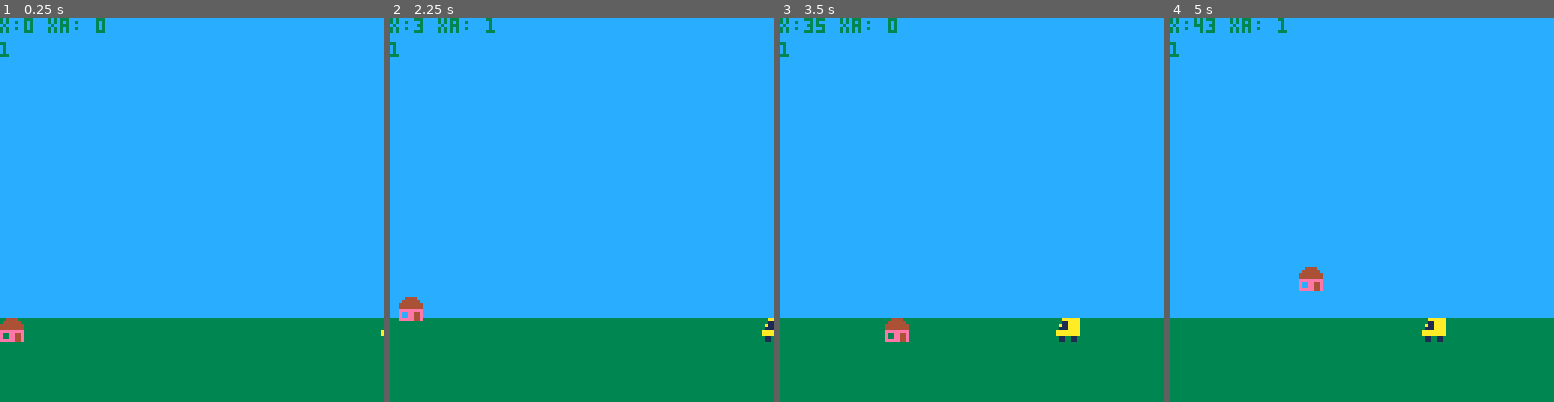
Above: before the commit, frames 1-4 (left to right).
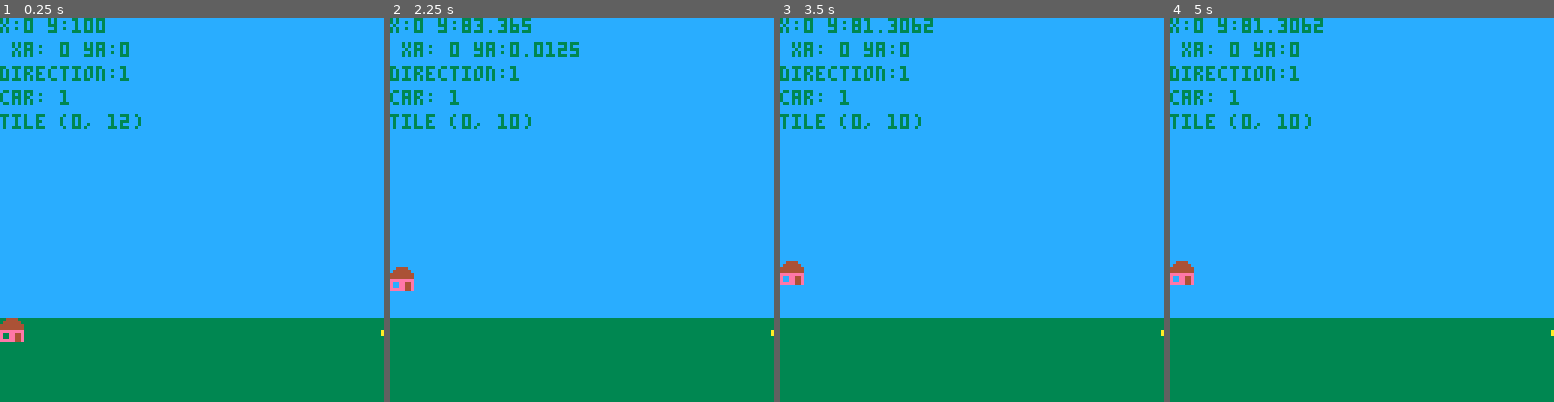
Above: after the commit, the same moments.

Repository: rodoherty1/pico-tests
Game: PICO-8 cartridge sinjump.p8
Two runs of this game, one before a commit and one after it. Both use one fixed random seed, a clock stepped at 60 frames per second and the inputs below.
Inputs:
- Up to frame 1 (0.25 s): no input
- Up to frame 2 (2.25 s): hold Up from 2.15 s (still down)
- Up to frame 3 (3.5 s): release Up at 2.42 s
- Up to frame 4 (5 s): hold Up from 4.73 s (still down)

The runs differ from the first frame. In frame 1, 2.0% of the frame differs, in the area x 0-37%, y 0-29%; in frame 2, 3.3%, in the area x 0-100%, y 0-85%; in frame 3, 3.3%; in frame 4, 3.3%.

Commit message:
Interim commit - WIP while I sort out the jumping mechanism

Diff:
--- a/sinjump.p8
+++ b/sinjump.p8
@@ -9,10 +9,18 @@
 degrees = 0
 dh = 0
 xa = 0
-gravity = 0.5
 jump_height=25
 jumping = 0
 direction=1
+ya = 0
+gravity = 0.5
+
+function jump2()
+ y -= y*ya
+ ya = ya*gravity
+-- https://gamedev.stackexchange.com/posts/60033/revisions
+
+end
 
 function jump()
   degrees+=5
@@ -31,13 +39,13 @@
 end
 
 function _update()
-
   if btn(2) and jumping==0 then
     jumping=1
+    ya = .1
   end
 
   if (jumping == 1) then
-  	jump()
+  	jump2()
   end
 
   x=x+xa
@@ -45,16 +53,21 @@
   if x>127 or x<0 then
    direction=-direction
   end
-
 end
 
 function _draw()
   rectfill(0, 0, 127, ground_height, 12)
   rectfill(0, ground_height, 127, 127, 3)
-  spr(3, x, y+dh)
-  spr(4, 127-x, y)
-  print ("x:"..x.." xa: "..xa, 0, 0)
-  print (direction, 0, 8)
+  spr(3, x, y)
+  spr(4, 127-x, ground_height)
+  print ("x:"..x.." y:"..y, 0, 0)
+  print (" xa: "..xa.." ya:"..ya, 0, 8)
+  print ("direction:"..direction, 0, 16)
+  print ("tile ("..flr(x/8)..", "..flr(y/8)..")", 0, 32)
+  local flag = 0
+  if fget(4, 0) then flag = 1 end
+
+  print ("car: "..flag, 0, 24)
 end
 
 
@@ -131,5 +144,5 @@
 
 
 __gff__
-0000010000000000000000000000000000000000000000000000000000000000000000000000000000000000000000000000000000000000000000000000000000000000000000000000000000000000000000000000000000000000000000000000000000000000000000000000000000000000000000000000000000000000
+0000010001000000000000000000000000000000000000000000000000000000000000000000000000000000000000000000000000000000000000000000000000000000000000000000000000000000000000000000000000000000000000000000000000000000000000000000000000000000000000000000000000000000
 0000000000000000000000000000000000000000000000000000000000000000000000000000000000000000000000000000000000000000000000000000000000000000000000000000000000000000000000000000000000000000000000000000000000000000000000000000000000000000000000000000000000000000
Not shown, changed: 22 lines of the sprite sheet (__gfx__) section of sinjump.p8
